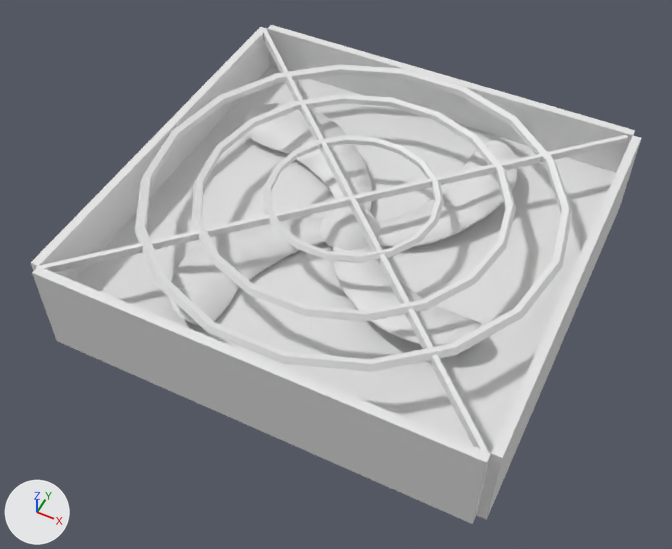
A saved change to the FBX model Deathlogger/Assets/Models/EnvirAssets/Fan.fbx.
One viewpoint serves both versions: a camera (50 mm lens) standing at (2.13, -2.82, 2.95) and looking at (0.63, 0.17, -0.79). Lighting does not change. The marker at lower left points along +X, +Y and +Z. Where no turn or scale is listed for an object, it has been applied to the vertices.
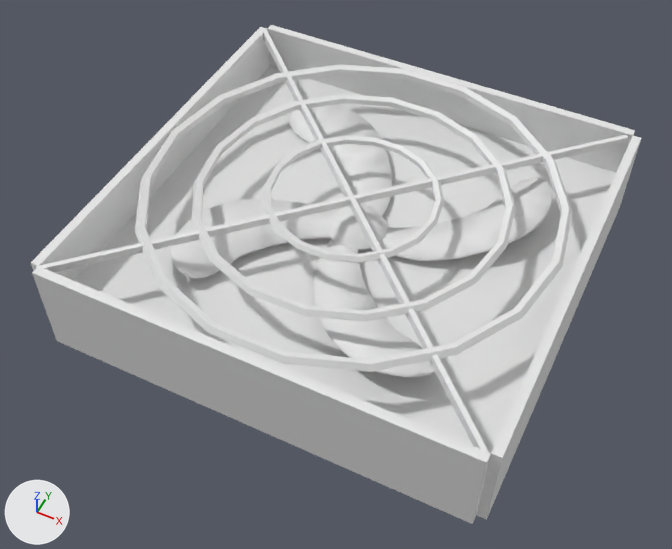
ob_fan is not drawn itself; it is the parent of ob_cap_2_1, ob_cap_2_3, ob_sphere, ob_cap_2_2, ob_cap_2.

Boxes [x1, y1, x2, y2] around the edits, measured in the pictures (672 x 549 px):
'Cap_2_1', moved, turned: before [377, 140, 517, 247]; after [314, 238, 434, 377]
'Cap_2_3', moved, turned: before [169, 217, 325, 325]; after [289, 104, 392, 216]
'Cap_2', moved, turned: before [244, 103, 372, 212]; after [379, 177, 552, 261]
'Cap_2_2', moved, turned: before [333, 245, 482, 346]; after [170, 199, 339, 279]
'Sphere', moved, turned: before [319, 206, 380, 251]; after [327, 203, 388, 249]

Diff of the bpy script that builds the scene:
```diff
--- a/Deathlogger/Assets/Models/EnvirAssets/Fan.fbx.py
+++ b/Deathlogger/Assets/Models/EnvirAssets/Fan.fbx.py
@@ ob_cap_2_1 @@
 ob_cap_2_1.parent = ob_fan
-ob_cap_2_1.location = (-3.385, 0.0, 4.138)
-ob_cap_2_1.rotation_euler = (-3.142, 1.378, 0.0)  # degrees (-180, 79, 0)
+ob_cap_2_1.location = (-2.634, 0.0, 3.231)
+ob_cap_2_1.rotation_euler = (-3.142, 0.426, 0.0)  # degrees (-180, 24, 0)
@@ ob_cap_2_3 @@
 ob_cap_2_3.parent = ob_fan
-ob_cap_2_3.location = (-6.618, 0.0822, -5.752)
-ob_cap_2_3.rotation_euler = (0.234, -1.369, 2.93)  # degrees (13, -78, 168)
+ob_cap_2_3.location = (3.55, 0.0822, -5.137)
+ob_cap_2_3.rotation_euler = (0.0453, -0.421, 3.096)  # degrees (2.6, -24, 177)
@@ ob_sphere @@
 ob_sphere.parent = ob_fan
-ob_sphere.location = (1.461, -60.37, -7.332)
-ob_sphere.rotation_euler = (0.0, 1.005, -3.142)  # degrees (0, 58, -180)
+ob_sphere.location = (9.522, -60.37, 0.53)
+ob_sphere.rotation_euler = (3.142, 1.184, 0.0)  # degrees (180, 68, 0)
@@ ob_fan @@
 ob_fan = bpy.data.objects.new('Fan', None)
-ob_fan.location = (0.581, 0.456, -0.7)
-ob_fan.rotation_euler = (-1.571, 0.0, 2.137)  # degrees (-90, 0, 122)
+ob_fan.location = (0.623, 0.441, -0.7)
+ob_fan.rotation_euler = (-1.571, 0.0, -0.705)  # degrees (-90, 0, -40)
 ob_fan.scale = (0.01, 0.01, 0.01)
@@ ob_cap_2_2 @@
 ob_cap_2_2.parent = ob_fan
-ob_cap_2_2.location = (10.2, 0.0, -5.87)
-ob_cap_2_2.rotation_euler = (0.0, 0.129, -3.142)  # degrees (0, 7.4, -180)
+ob_cap_2_2.location = (13.39, 0.0, 8.495)
+ob_cap_2_2.rotation_euler = (0.0, 1.081, -3.142)  # degrees (0, 62, -180)
@@ ob_cap_2 @@
 ob_cap_2.parent = ob_fan
-ob_cap_2.location = (-6.811, 0.0, 1.731)
-ob_cap_2.rotation_euler = (-3.142, -0.156, 0.0)  # degrees (-180, -8.9, 0)
+ob_cap_2.location = (-2.659, 0.0, -0.956)
+ob_cap_2.rotation_euler = (3.142, -1.109, 0.0)  # degrees (180, -64, 0)
```
